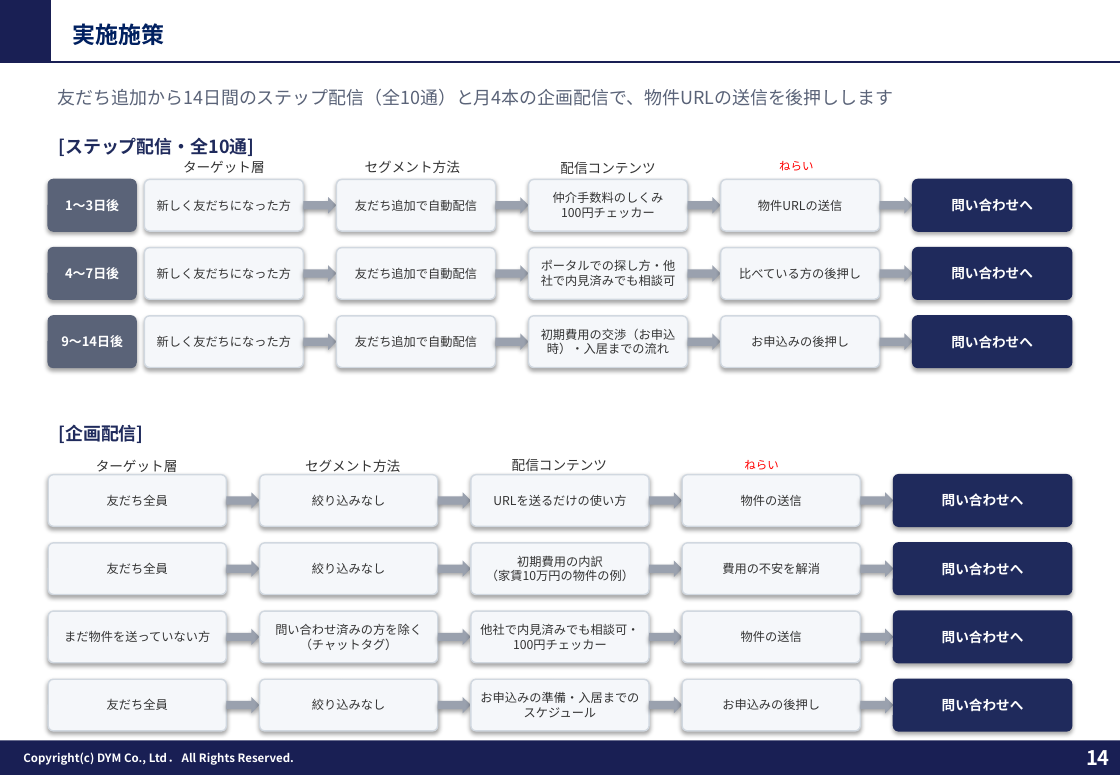
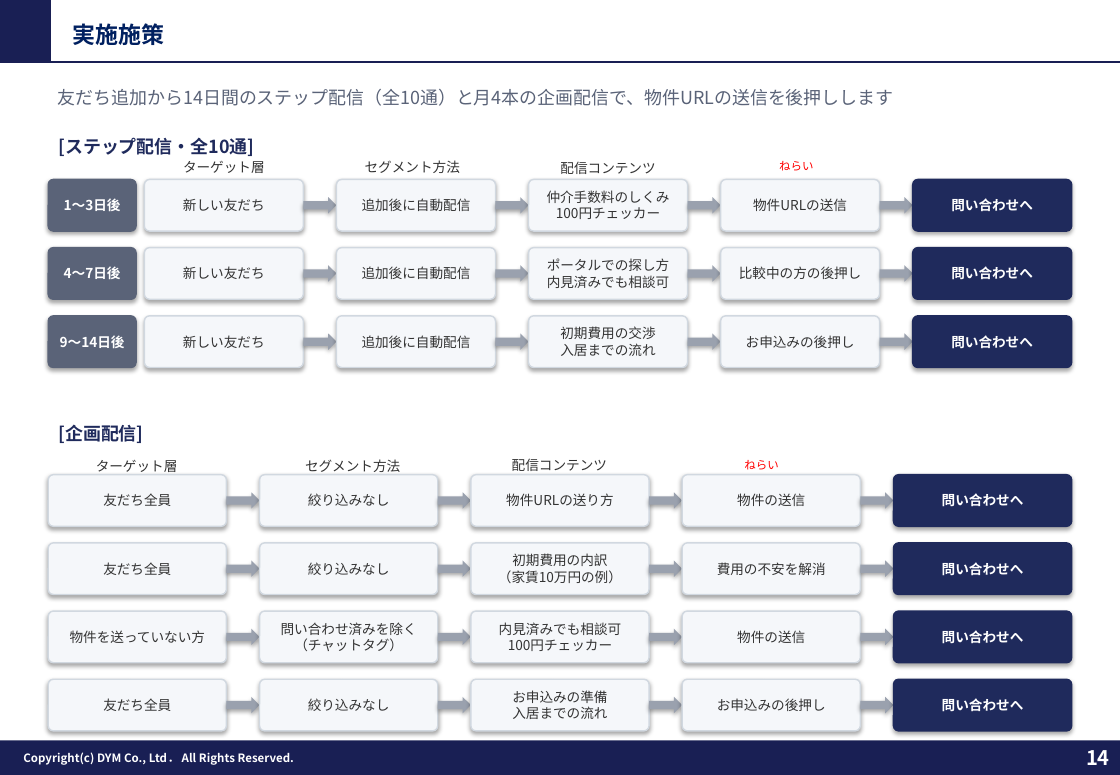
Before and after one commit to tonomura-r-dev/folder, a slide deck: slide 14 of 202609_株式会社あらうち御中_LINE公式アカウント運用のご提案_S1-17修正.pptx. Drawn at 1120x775 pixels with LibreOffice and Linux fonts; fonts in the diff are those of the drawing; background and template pictures are left out. Boxes give left, top, right and bottom in pixels: in the first picture for what was removed or moved away, otherwise in the second. Text is boxed around its words. In the diff, an @@ line names an element or a change of style, - is before the commit and + after.

```diff
--- a/202609_株式会社あらうち御中_LINE公式アカウント運用のご提案_S1-17修正.pptx
+++ b/202609_株式会社あらうち御中_LINE公式アカウント運用のご提案_S1-17修正.pptx
@@ text in rounded rectangle at (183,198,265,211): text changed; size 8.5 to 9.5 pt @@
-新しく友だちになった方
+新しい友だち
@@ text in rounded rectangle at (362,198,471,211): text changed; size 8.5 to 9.5 pt @@
-友だち追加で自動配信
+追加後に自動配信
@@ text in rounded rectangle at (183,266,265,279): text changed; size 8.5 to 9.5 pt @@
-新しく友だちになった方
+新しい友だち
@@ text in rounded rectangle at (362,266,471,279): text changed; size 8.5 to 9.5 pt @@
-友だち追加で自動配信
+追加後に自動配信
@@ text in rounded rectangle at (547,258,670,288): text changed; size 8.5 to 9.5 pt @@
-ポータルでの探し方・他社で内見済みでも相談可
+ポータルでの探し方
+内見済みでも相談可
@@ text in rounded rectangle at (739,266,862,279): text changed; size 8.5 to 9.5 pt @@
-比べている方の後押し
+比較中の方の後押し
@@ size 9 to 9.5 pt in 3 elements at (49,180,137,232), (49,248,137,300), (49,316,137,368) @@
@@ text in rounded rectangle at (560,326,655,356): text changed; size 8.5 to 9.5 pt @@
-初期費用の交渉（お申込時）・入居までの流れ
+初期費用の交渉
+入居までの流れ
@@ text in rounded rectangle at (183,335,265,348): text changed; size 8.5 to 9.5 pt @@
-新しく友だちになった方
+新しい友だち
@@ text in rounded rectangle at (362,335,471,348): text changed; size 8.5 to 9.5 pt @@
-友だち追加で自動配信
+追加後に自動配信
@@ text in rounded rectangle at (506,493,614,506): text changed; size 8.5 to 9.5 pt @@
-URLを送るだけの使い方
+物件URLの送り方
@@ text in rounded rectangle at (512,553,607,566): size 8.5 to 9.5 pt in "初期費用の内訳" @@
@@ text in rounded rectangle at (498,570,622,583): text changed; size 8.5 to 9.5 pt @@
-（家賃10万円の物件の例）
+（家賃10万円の例）
@@ text in rounded rectangle at (281,622,417,651): text changed; size 8.5 to 9.5 pt @@
-問い合わせ済みの方を除く（チャットタグ）
+問い合わせ済みを除く
+（チャットタグ）
@@ text in rounded rectangle at (499,622,622,651): text changed; size 8.5 to 9.5 pt @@
-他社で内見済みでも相談可・100円チェッカー
+内見済みでも相談可
+100円チェッカー
@@ text in rounded rectangle at (70,630,205,643): text changed; size 8.5 to 9.5 pt @@
-まだ物件を送っていない方
+物件を送っていない方
@@ size 8.5 to 9.5 pt in 13 elements at (528,180,688,232), (721,180,880,232), (721,316,880,368), (49,475,226,526), (260,475,437,526), (683,475,860,526), (49,543,226,595), (260,543,437,595), (683,543,860,595), (683,611,860,663), (49,679,226,731), (260,679,437,731), (683,679,860,731) @@
@@ text in rounded rectangle at (512,690,607,719): text changed; size 8.5 to 9.5 pt @@
-お申込みの準備・入居までのスケジュール
+お申込みの準備
+入居までの流れ
```
Also in this commit, not shown: 8 other slides changed, 2 other files.
